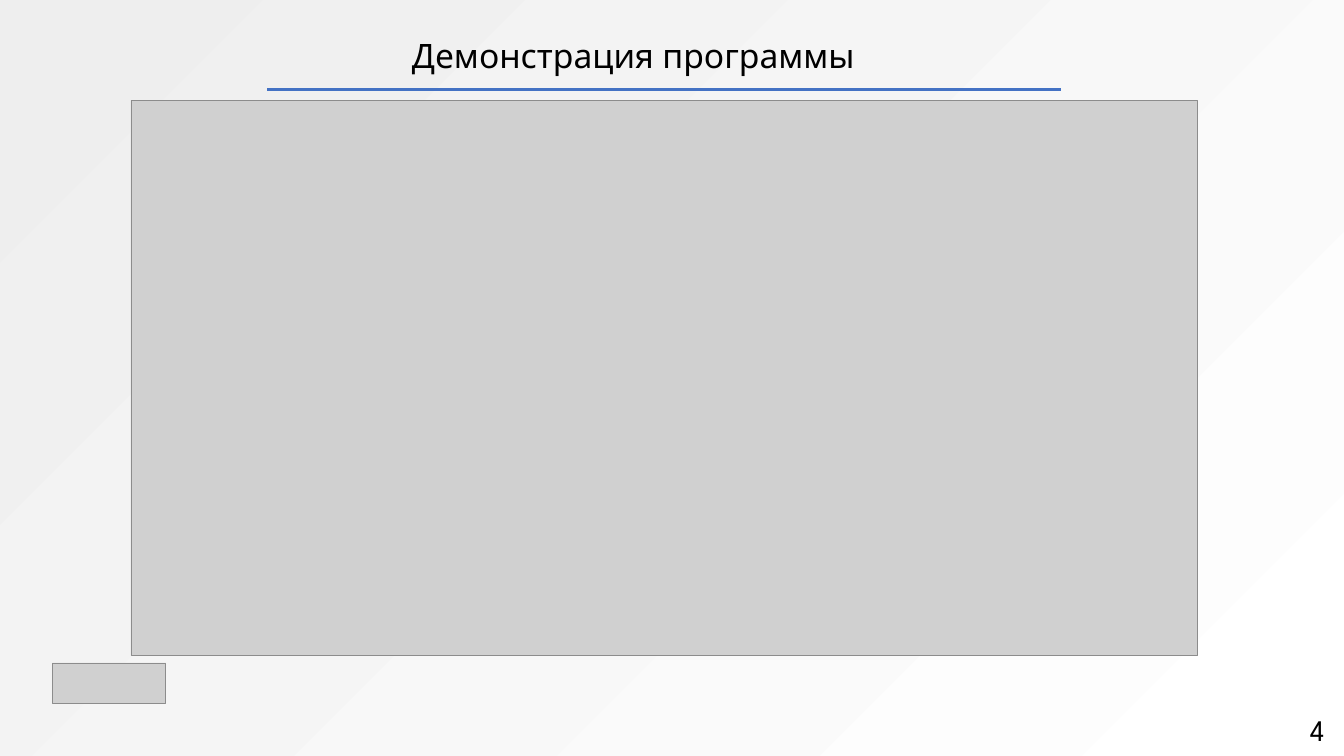
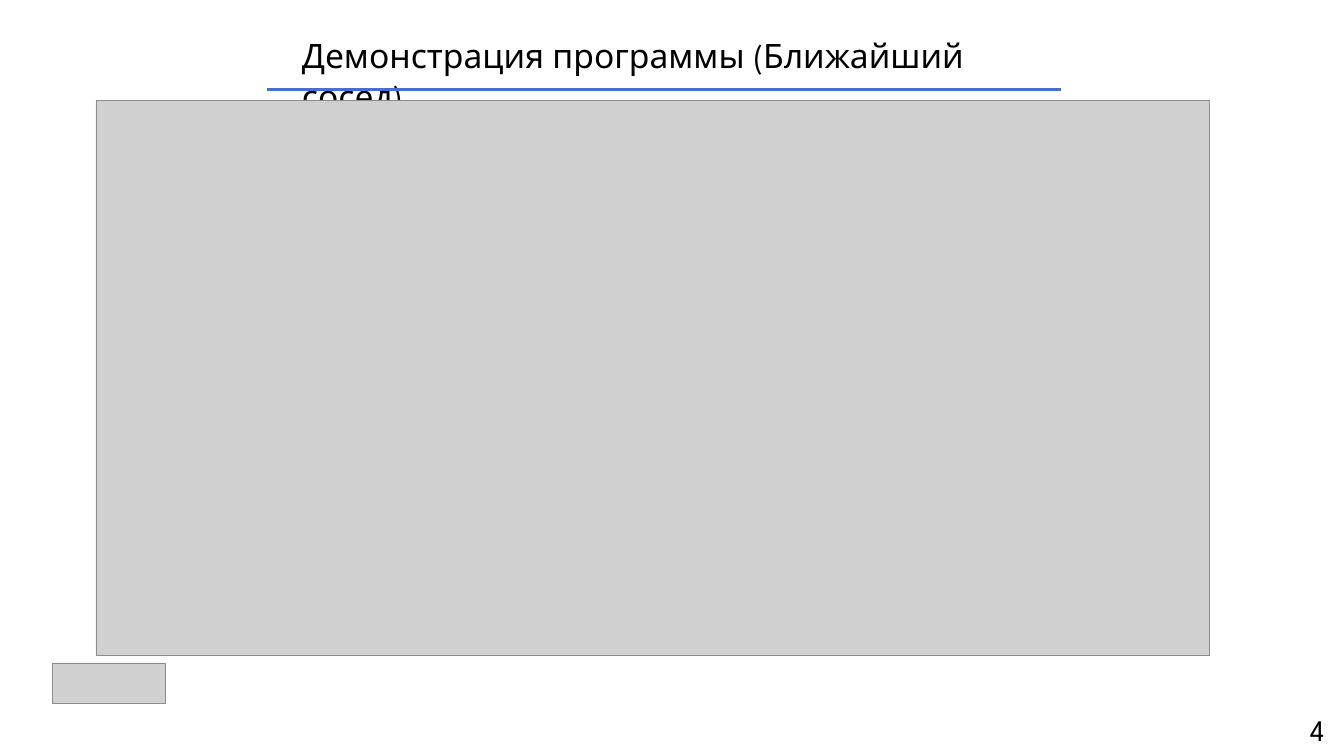
Before and after one commit to darinbtw/Machine_learning_to_optimize_processes_in_logistics, a slide deck: slide 4 of Презентация ДП Подъячев.pptx. Drawn at 1344x756 pixels with LibreOffice and Linux fonts; fonts in the diff are those of the drawing; grey boxes stand for pictures; background and template pictures are left out. Boxes give left, top, right and bottom in pixels: in the first picture for what was removed or moved away, otherwise in the second. Text is boxed around its words. In the diff, an @@ line names an element or a change of style, - is before the commit and + after.

```diff
--- a/Презентация ДП Подъячев.pptx
+++ b/Презентация ДП Подъячев.pptx
@@ background gradient #FFFFFF to #EEEEEE to #FFFFFF @@
@@ text at box(302, 42, 964, 101): text changed @@
-Демонстрация программы
+Демонстрация программы (Ближайший сосед)
@@ picture added at box(96, 100, 1210, 655) @@
```
Also in this commit, not shown: 3 other slides changed, 2 slides added, 1 other file.
